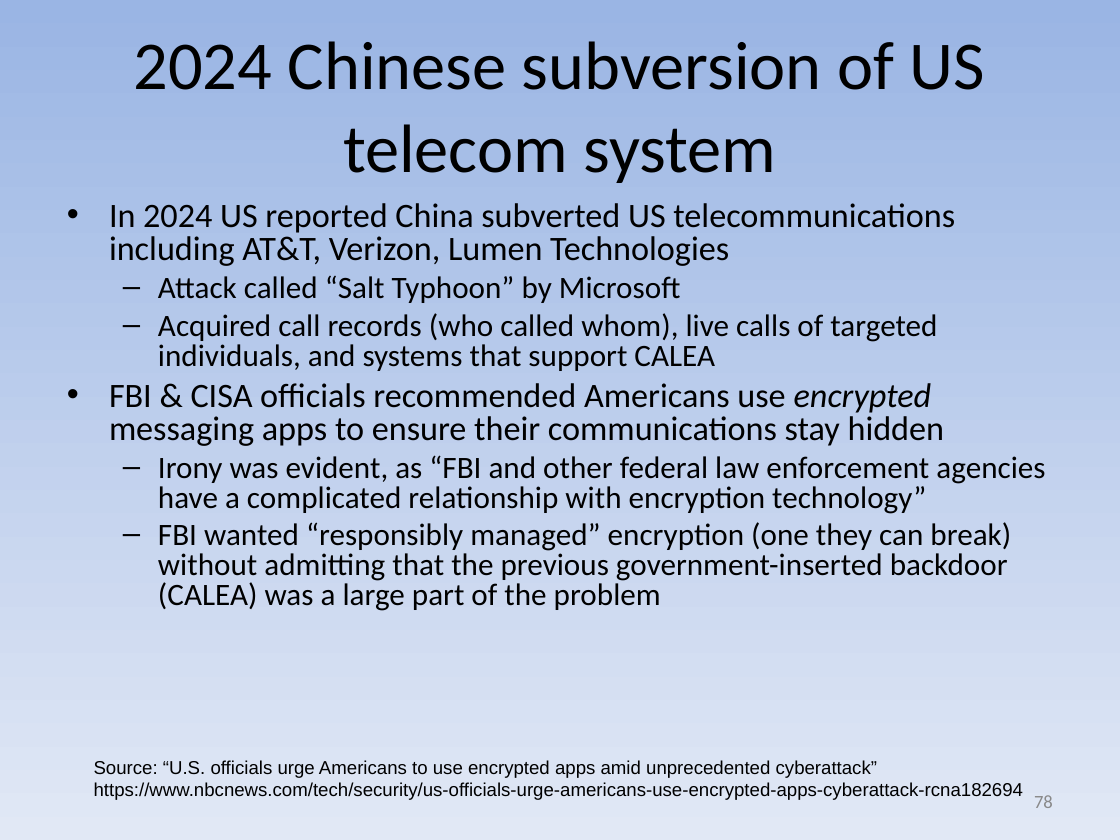
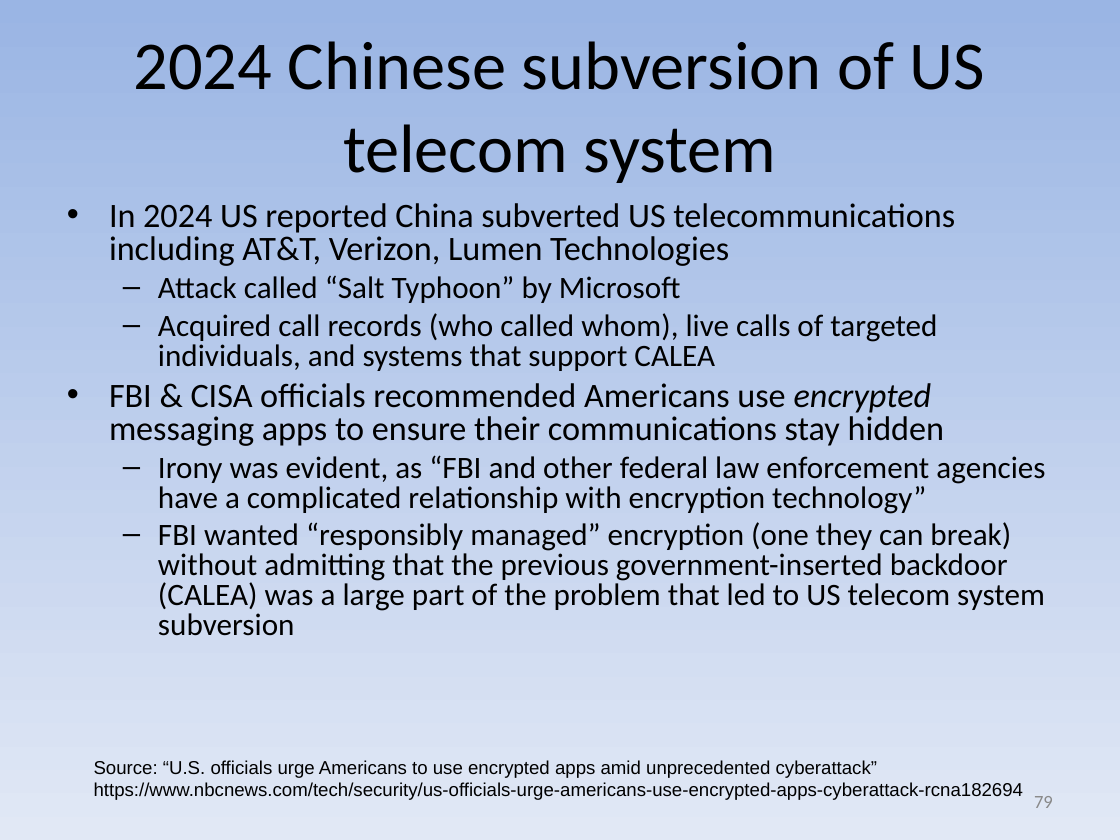
Before and after one commit to david-a-wheeler/david-a-wheeler.github.io, a slide deck: slide 79 of secure-class/presentations/Secure-Software-7-Cryptography.ppt (slide 78 before the commit). Drawn at 1120x840 pixels with LibreOffice and Linux fonts; fonts in the diff are those of the drawing. Boxes give left, top, right and bottom in pixels: in the first picture for what was removed or moved away, otherwise in the second. Text is boxed around its words. In the diff, an @@ line names an element or a change of style, - is before the commit and + after.

```diff
--- a/secure-class/presentations/Secure-Software-7-Cryptography.ppt
+++ b/secure-class/presentations/Secure-Software-7-Cryptography.ppt
@@ text at (158,522,1045,636): text changed @@
-  – FBI wanted “responsibly managed” encryption (one they can break) without admitting that the previous government-inserted backdoor (CALEA) was a large part of the problem
+  – FBI wanted “responsibly managed” encryption (one they can break) without admitting that the previous government-inserted backdoor (CALEA) was a large part of the problem that led to US telecom system subversion
@@ page number at (1034,796,1053,808): text changed @@
-78
+79
```
Also in this commit, not shown: 6 other slides changed, 1 slide added.
